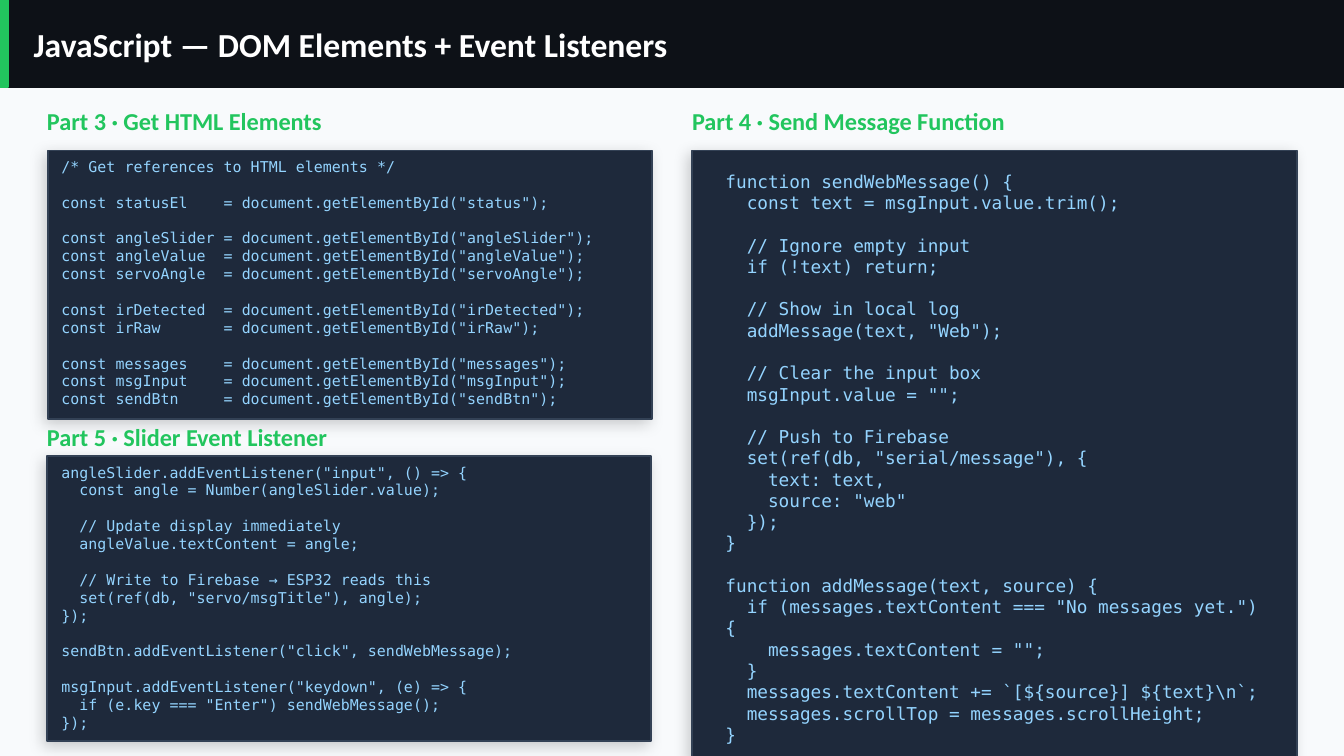
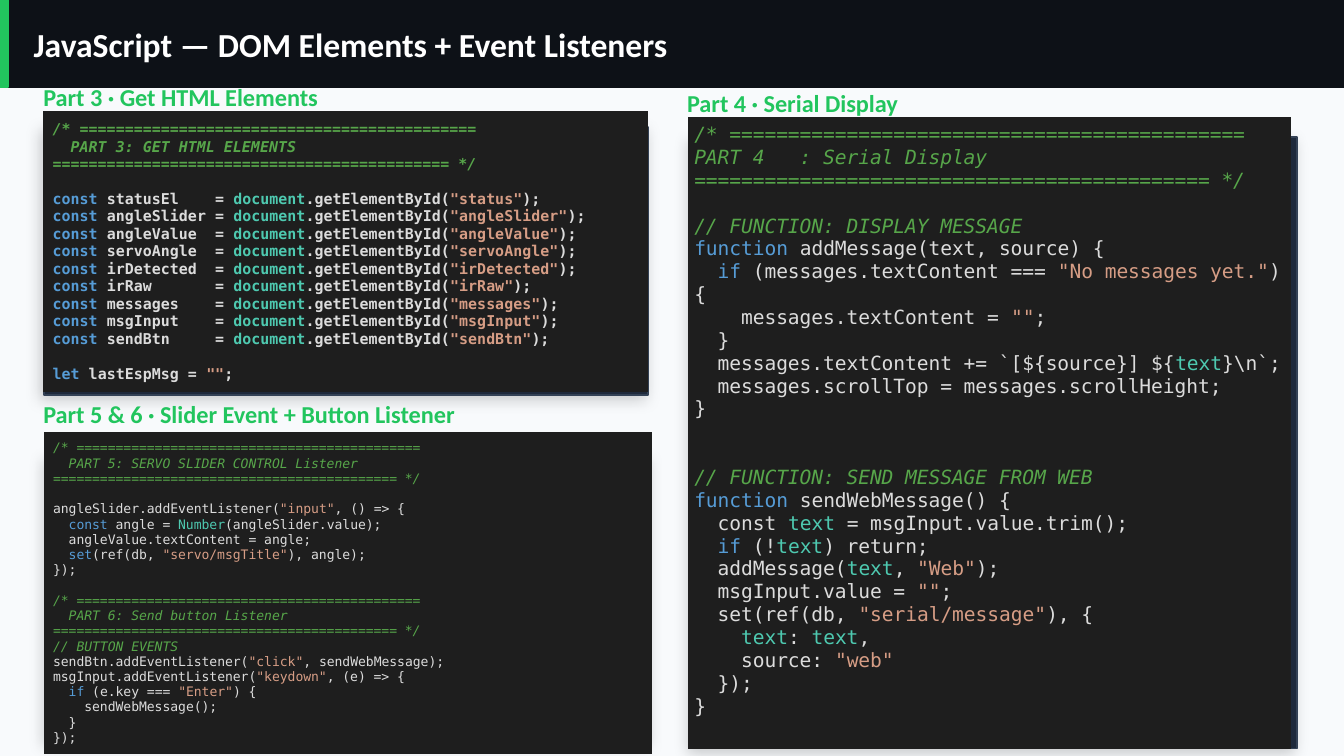
Before and after one commit to Sivi2706/Arduino-Database_Participants, a slide deck: slide 11 of Slides/V2_ESP32_Firebase_Workshop.pptx. Drawn at 1344x756 pixels with LibreOffice and Linux fonts; fonts in the diff are those of the drawing; background and template pictures are left out. Boxes give left, top, right and bottom in pixels: in the first picture for what was removed or moved away, otherwise in the second. Text is boxed around its words. In the diff, an @@ line names an element or a change of style, - is before the commit and + after.

```diff
--- a/Slides/V2_ESP32_Firebase_Workshop.pptx
+++ b/Slides/V2_ESP32_Firebase_Workshop.pptx
@@ text "Part 3 · Get HTML ..." rewrapped from <box>47,113,322,130</box> to <box>43,87,318,113</box> @@
@@ table added at <box>43,112,648,399</box>, 1 rows, 1 columns @@
+/* ============================================ PART 3: GET HTML ELEMENTS ============================================ */ const statusEl = document.getElementById("status"); const angleSlider = document.getElementById("angleSlider"); const angleValue = document.getElementById("angleValue"); const servoAngle = document.getElementById("servoAngle"); const irDetected = document.getElementById("irDetected"); const irRaw = document.getElementById("irRaw"); const messages = document.getElementById("messages"); const msgInput = document.getElementById("msgInput"); const sendBtn = document.getElementById("sendBtn"); let lastEspMsg = "";
@@ text at <box>687,95,898,119</box>: text changed @@
-Part 4 · Send Message Function
+Part 4 · Serial Display
@@ table added at <box>688,117,1290,749</box>, 1 rows, 1 columns @@
+/* ============================================ PART 4 : Serial Display ============================================ */ // FUNCTION: DISPLAY MESSAGE function addMessage(text, source) { if (messages.textContent === "No messages yet.") { messages.textContent = ""; } messages.textContent += `[${source}] ${text}\n`; messages.scrollTop = messages.scrollHeight; } // FUNCTION: SEND MESSAGE FROM WEB function sendWebMessage() { const text = msgInput.value.trim(); if (!text) return; addMessage(text, "Web"); msgInput.value = ""; set(ref(db, "serial/message"), { text: text, source: "web" }); }
@@ rectangle: place and size @@
-rectangle at <box>48,151,652,419</box>
+rectangle at <box>44,126,648,395</box>
@@ rectangle: place and size @@
-rectangle at <box>692,151,1297,756</box>
+rectangle at <box>692,137,1297,749</box>
@@ text removed at <box>61,160,594,407</box> @@
-/* Get references to HTML elements */
-const statusEl = document.getElementById("status");
-const angleSlider = document.getElementById("angleSlider");
-const angleValue = document.getElementById("angleValue");
-const servoAngle = document.getElementById("servoAngle");
-const irDetected = document.getElementById("irDetected");
-const irRaw = document.getElementById("irRaw");
-const messages = document.getElementById("messages");
-const msgInput = document.getElementById("msgInput");
-const sendBtn = document.getElementById("sendBtn");
@@ text removed at <box>725,174,1258,724</box> @@
-function sendWebMessage() {
-const text = msgInput.value.trim();
-// Ignore empty input
-if (!text) return;
-// Show in local log
-addMessage(text, "Web");
-// Clear the input box
-msgInput.value = "";
-// Push to Firebase
-set(ref(db, "serial/message"), {
-text: text,
-source: "web"
-});
-}
-function addMessage(text, source) {
-if (messages.textContent === "No messages yet.") {
-messages.textContent = "";
-}
-messages.textContent += `[${source}] ${text}\n`;
-messages.scrollTop = messages.scrollHeight;
-}
@@ text at <box>43,406,455,423</box>: text changed @@
-Part 5 · Slider Event Listener
+Part 5 & 6 · Slider Event + Button Listener
@@ table added at <box>44,431,652,756</box>, 1 rows, 1 columns @@
+/* ============================================ PART 5: SERVO SLIDER CONTROL Listener ============================================ */ angleSlider.addEventListener("input", () => { const angle = Number(angleSlider.value); angleValue.textContent = angle; set(ref(db, "servo/msgTitle"), angle); }); /* ============================================ PART 6: Send button Listener ============================================ */ // BUTTON EVENTS sendBtn.addEventListener("click", sendWebMessage); msgInput.addEventListener("keydown", (e) => { if (e.key === "Enter") { sendWebMessage(); } });
@@ text removed at <box>61,466,512,713</box> @@
-angleSlider.addEventListener("input", () => {
-const angle = Number(angleSlider.value);
-// Update display immediately
-angleValue.textContent = angle;
-// Write to Firebase → ESP32 reads this
-set(ref(db, "servo/msgTitle"), angle);
-});
-sendBtn.addEventListener("click", sendWebMessage);
-msgInput.addEventListener("keydown", (e) => {
-if (e.key === "Enter") sendWebMessage();
-});
```
Also in this commit, not shown: 7 other slides changed, 3 other files.
